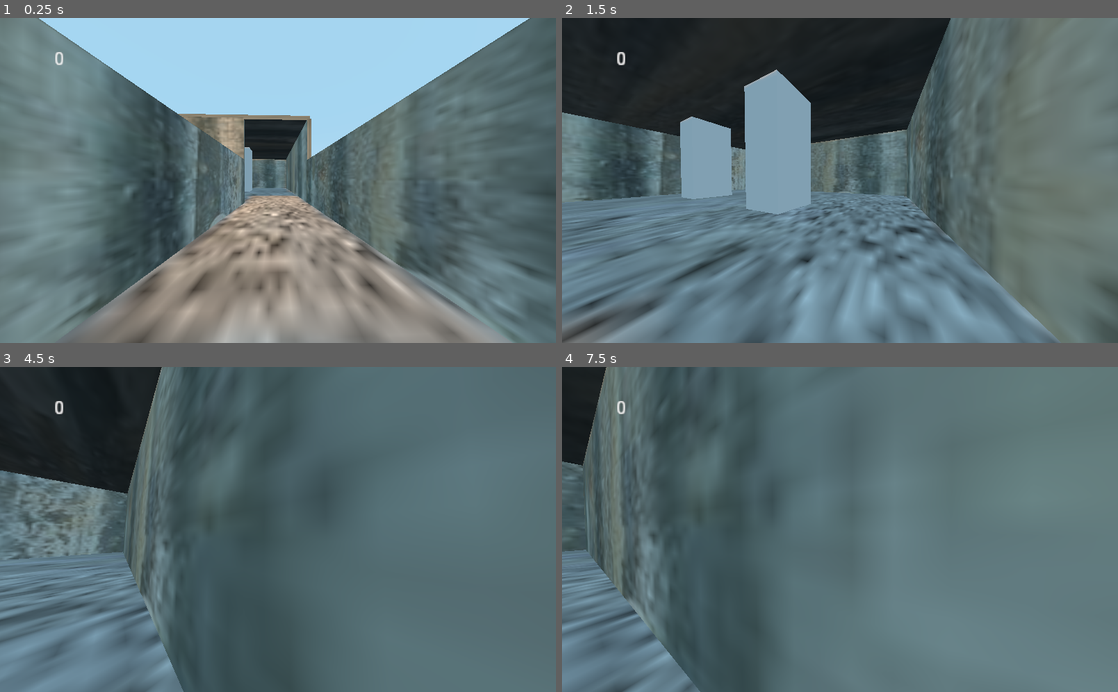
Above: before the commit, frames 1-4 (two rows, left to right).
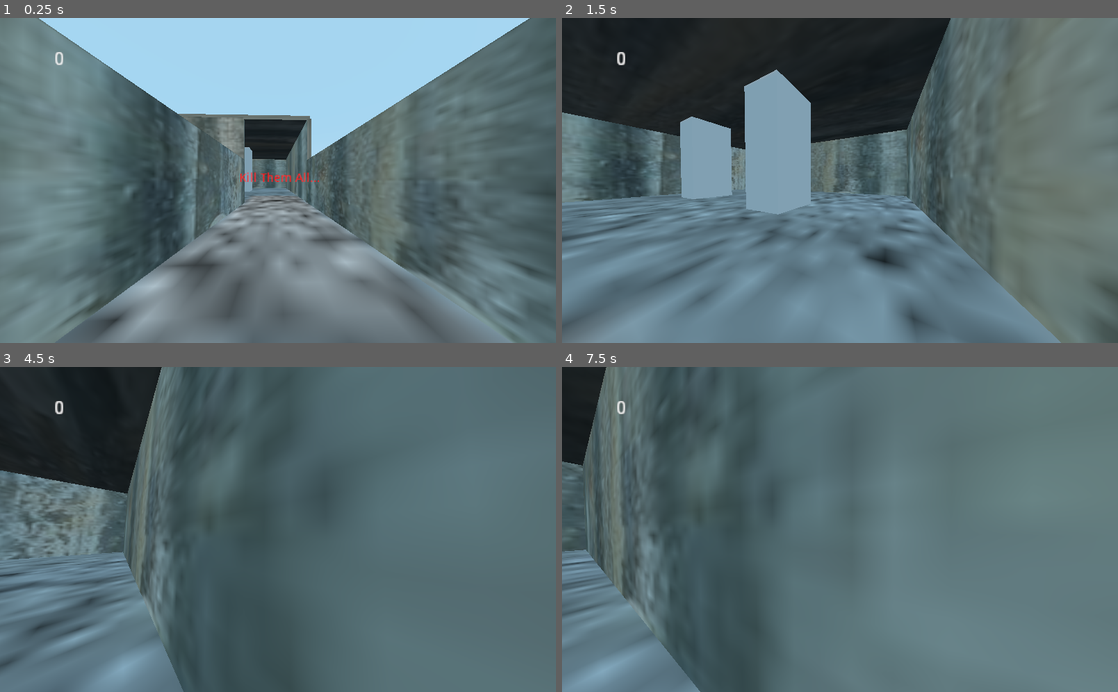
Above: after the commit, the same moments.

Repository: Matthew-Seebohm/DoomClone2022
Game: Godot game, scene res://Devil Hunter.tscn
The game is run twice, just before and just after one commit, with the same random seed, the same clock (stepped at 60 frames per second) and the same inputs. This scene is started directly instead of the project's main scene.
Inputs (mouse positions are in pixels of both pictures, inside the frame that each line leads up to):
- Up to frame 1 (0.25 s): no input
- Up to frame 2 (1.5 s): tap Enter at 0.5 s; move the mouse to (867, 180) at 0.52 s; hold W (player_forward) from 0.53 s (still down); tap Space (jump) at 0.77 s; move the mouse to (812, 180) at 1.27 s
- Up to frame 3 (4.5 s): keep holding W (player_forward); tap Space (jump) at 1.52, 3.02, 3.77 s; move the mouse to (289, 523) at 2.02 s; move the mouse to (272, 536) at 2.77 s; move the mouse to (316, 532) at 3.52 s; move the mouse to (233, 526) at 4.27 s
- Up to frame 4 (7.5 s): tap Space (jump) at 4.52, 6.02, 6.77, 7.25 s; move the mouse to (845, 529) at 5.02 s; move the mouse to (817, 523) at 5.77 s; release W (player_forward) at 5.78 s; hold D (player_right) 5.78-6.53 s; move the mouse to (867, 529) at 6.52 s; hold W (player_forward) from 6.53 s (still down); move the mouse to (812, 529) at 7.27 s

The runs differ from the first frame. In frame 1, 19% of the frame differs, in the area x 13-91%, y 29-100%; in frame 2, 9.7%; in frame 3, 4.0%; in frame 4, 1.8%.

Commit message:
Enemy
exactly what it says

Diff:
--- a/Devil Hunter.tscn
+++ b/Devil Hunter.tscn
@@ -12,7 +12,7 @@
 
 [sub_resource type="SpatialMaterial" id=2]
 albedo_texture = ExtResource( 1 )
-uv1_scale = Vector3( 0.5, 1, 1 )
+uv1_scale = Vector3( 0.335, 0.435, 1 )
 
 [sub_resource type="ConcavePolygonShape" id=3]
 data = PoolVector3Array( 1, 0, 1, -1, 0, 1, 1, 0, -1, -1, 0, 1, -1, 0, -1, 1, 0, -1 )
@@ -52,6 +52,7 @@
 [node name="DirectionalLight" type="DirectionalLight" parent="."]
 transform = Transform( -0.84966, -0.084752, 0.520476, 0.515816, 0.0715598, 0.853705, -0.109598, 0.993829, -0.017085, 7.06462, 8.49268, -5.13629 )
 light_color = Color( 0.905882, 0.623529, 0.0823529, 1 )
+light_energy = 0.3
 shadow_enabled = true
 
 [node name="Player" type="KinematicBody" parent="."]
@@ -70,9 +71,6 @@
 
 [node name="playerScore" type="Label3D" parent="Player/Camera"]
 transform = Transform( 0.5, 0, 0, 0, 0.5, 0, 0, 0, 0.5, -0.82202, 0.453722, -0.427871 )
-
-[node name="Invun Timer" type="Timer" parent="Player"]
-wait_time = 0.5
 
 [node name="Hitpoint sfx" type="AudioStreamPlayer" parent="Player"]
 stream = ExtResource( 6 )
@@ -186,3 +184,9 @@
 
 [node name="Pickup" parent="." instance=ExtResource( 5 )]
 transform = Transform( 0.5, 0, 0, 0, 0.5, 0, 0, 0, 0.5, 2.70193, 0, 2.33901 )
+
+[node name="Kill Them All" type="Label3D" parent="."]
+transform = Transform( -8.74228e-08, 1.74846e-07, 1, -3.10588e-22, 2, -8.74228e-08, -2, -7.64274e-15, -4.37114e-08, 6.68787, 1.06839, -8.52853 )
+modulate = Color( 1, 0, 0, 1 )
+outline_modulate = Color( 0.839216, 0.611765, 0.611765, 1 )
+text = "Kill Them All..."
--- a/Eddie.tscn
+++ b/Eddie.tscn
@@ -1,4 +1,7 @@
-[gd_scene load_steps=3 format=2]
+[gd_scene load_steps=4 format=2]
+
+[sub_resource type="CapsuleShape" id=3]
+height = 0.002
 
 [sub_resource type="CapsuleMesh" id=1]
 mid_height = 0.001
@@ -8,7 +11,14 @@
 
 [node name="Eddie" type="KinematicBody"]
 
-[node name="MeshInstance" type="MeshInstance" parent="."]
+[node name="CollisionShape" type="CollisionShape" parent="."]
 transform = Transform( 1, 0, 0, 0, -4.37114e-08, -1, 0, 1, -4.37114e-08, 0, 1.59858, 0 )
+shape = SubResource( 3 )
+
+[node name="MeshInstance" type="MeshInstance" parent="CollisionShape"]
 mesh = SubResource( 1 )
+skeleton = NodePath("../..")
 material/0 = SubResource( 2 )
+
+[node name="Timer" type="Timer" parent="."]
+wait_time = 2.0
